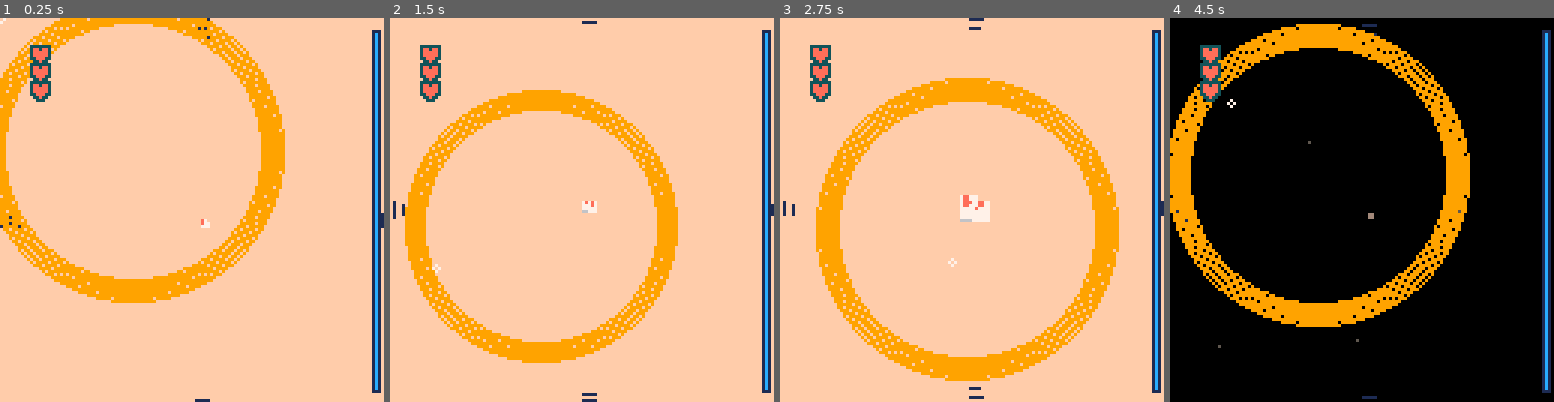
Above: before the commit, frames 1-4 (left to right).
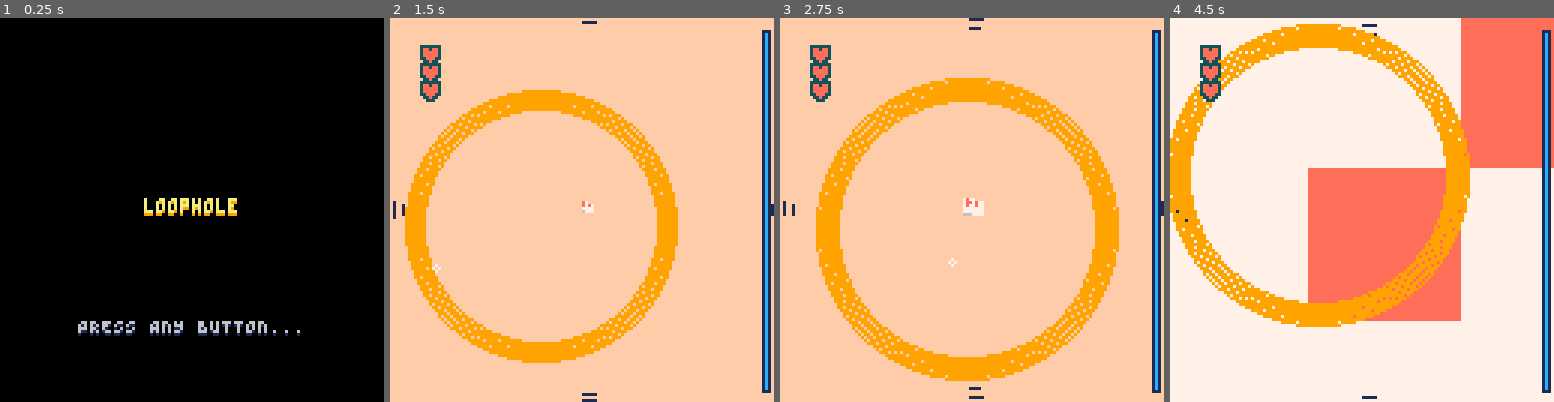
Above: after the commit, the same moments.

Repository: Alfie-Edwards/LoopHole
Game: PICO-8 cartridge loop.p8
Same seed, same stepped clock (60 frames per second), same inputs: the game is played once before the commit and once after it.
Inputs (mouse positions are in pixels of both pictures, inside the frame that each line leads up to):
- Up to frame 1 (0.25 s): no input
- Up to frame 2 (1.5 s): tap X (X key) at 0.33, 1.07 s; click (670, 121) at 0.67 s; tap O (Z key) at 0.7 s; click (436, 267) at 1.22 s
- Up to frame 3 (2.75 s): tap O (Z key) at 1.7, 2.1, 2.5 s; click (887, 114) at 1.77 s; tap X (X key) at 1.85 s; click (952, 259) at 2.32 s
- Up to frame 4 (4.5 s): click (1404, 106) at 2.87 s; tap O (Z key) every 0.4 s from 2.9 to 4.1 s; tap X (X key) at 2.97, 4.08 s; click (1465, 256) at 3.42 s; click (1231, 102) at 3.97 s

The runs differ from the first frame. In frame 1, 100% of the frame differs, in the area x 0-100%, y 0-100%; in frame 2, less than 0.1%; in frame 3, 0.3%; in frame 4, 84%.

Commit message:
add music, and resetting on death

Diff:
--- a/dead.lua
+++ b/dead.lua
@@ -1,16 +1,58 @@
-function init_dead_screen()
+dead_screen = {
+	input_cooldown = 0.25, -- seconds before accepting new input to restart the game
+	state = {
+		was_holding = {
+			btn_4 = false,
+			btn_5 = false,
+			mouse = false,
+		}
+	}
+}
+
+function init_dead_screen(t_started)
 	camera()
+	music(3)
+
+	dead_screen.state.was_holding = {
+		btn_4 = btn(4),
+		btn_5 = btn(5),
+		mouse = mouse.pressed,
+	}
 end
 
-function update_dead_screen()
-	if any_input() then
+function started_new_input(t_started)
+	local past_cooldown = (t() - t_started) > dead_screen.input_cooldown
+
+	if (not dead_screen.state.was_holding.btn_4) and btn(4) then
+		return past_cooldown
+	else
+		dead_screen.state.was_holding.btn_4 = btn(4)
+	end
+
+	if (not dead_screen.state.was_holding.btn_5) and btn(5) then
+		return past_cooldown
+	else
+		dead_screen.state.was_holding.btn_5 = btn(5)
+	end
+
+	if (not dead_screen.state.was_holding.mouse) and mouse.pressed then
+		return past_cooldown
+	else
+		dead_screen.state.was_holding.btn_mouse = mouse.pressed
+	end
+
+	return false
+end
+
+function update_dead_screen(t_started)
+	if started_new_input(t_started) then
 		return screens.gameplay
 	end
 
 	return screens.dead
 end
 
-function draw_dead_screen()
+function draw_dead_screen(t_started)
 	cls(0)
 
 	color(2)
@@ -27,3 +69,13 @@
 	end
 	print_centred("PRESS ANY BUTTON TO RESTART...", 100)
 end
+
+function cleanup_dead_screen(t_started)
+	music(-1)
+
+	dead_screen.state.was_holding = {
+		btn_4 = false,
+		btn_5 = false,
+		mouse = false,
+	}
+end
--- a/loop.p8
+++ b/loop.p8
@@ -81,11 +81,15 @@
 	t_started_scene = 0
 
 	-- TODO #finish: make this `title`
-	current_screen = screens.gameplay
+	current_screen = screens.title
 	t_started_screen = 0
-end
-
-function init_gameplay_screen()
+	assert(current_screen.init ~= nil)
+	current_screen.init(t_started_screen)
+end
+
+function init_gameplay_screen(t_started)
+	music(2)
+
 	update_cam()
 
 	loop = {
@@ -105,7 +109,7 @@
 	t_started_scene = t()
 end
 
-function cleanup_gameplay_screen()
+function cleanup_gameplay_screen(t_started)
 	assert(timeline_idx ~= nil)
 	local current_scene = scene(timeline_idx)
 	assert(current_scene ~= nil)
@@ -123,11 +127,11 @@
 function maybe_move_to_screen(new_screen)
 	if (new_screen == nil) return
 	if new_screen ~= current_screen then
-		if (current_screen.cleanup ~= nil) current_screen.cleanup()
+		if (current_screen.cleanup ~= nil) current_screen.cleanup(t_started_screen)
 		current_screen = new_screen
-		t_started_scren = t()
+		t_started_screen = t()
 		assert(current_screen.init ~= nil)
-		current_screen.init()
+		current_screen.init(t_started_screen)
 	end
 end
 
@@ -147,7 +151,7 @@
 	return (t() - (offset or 0) + period) % (period * 2) < period
 end
 
-function update_gameplay_screen()
+function update_gameplay_screen(t_started)
 	update_cam()
 
 	if scene_should_end(timeline_idx, scene_progress()) then
@@ -199,7 +203,7 @@
 			if loop.health == 0 then
 				printh("dead!!!!")
 				-- TODO #finish: move to `dead` screen
-				-- return screens.dead
+				return screens.dead
 			end
 		end
 	end
@@ -212,7 +216,7 @@
 
 	assert(current_screen ~= nil)
 	assert(current_screen.update ~= nil)
-	maybe_move_to_screen(current_screen.update())
+	maybe_move_to_screen(current_screen.update(t_started_screen))
 end
 
 function proportion(t_start, t_end, t)
@@ -279,15 +283,10 @@
 
 	set_curio_fill_pattern(c.z)
 	if c.type == "sprite" then
-		-- local sx, sy = world_to_screen(c.x, c.y, c.z)
-		-- local sr = cam.zoom * (c.r / c.z)
-		-- sspr(0, 0, 16, 16, sx - sr, sy - sr, 2 * sr, 2 * sr, c.flip_x, c.flip_y)
-
 		local sx, sy = world_to_screen(c.x, c.y, c.z)
 		local sr = cam.zoom * (c.r / c.z)
 
 		assert(c.id ~= nil)
-		-- TODO #temp: use real sprite index once data's in
 		local spr = sprite_index[c.id]
 		assert(spr ~= nil)
 
@@ -377,7 +376,7 @@
 	print(health_str, (10 - 64) + cam.x + x_offset, (10 - 64) + cam.y + y_offset, 8)
 end
 
-function draw_gameplay_screen()
+function draw_gameplay_screen(t_started)
 	draw_background(timeline_idx, scene_progress())
 
 	-- Curios ahead of the loop
@@ -449,7 +448,7 @@
 function _draw()
 	assert(current_screen ~= nil)
 	assert(current_screen.draw ~= nil)
-	current_screen.draw()
+	current_screen.draw(t_started_screen)
 end
 
 function true_loop_width()
@@ -492,7 +491,6 @@
 
 	if curio.type == "sprite" then
 		assert(curio.id ~= nil)
-		-- TODO #temp: use real sprite index once data's in
 		local spr = sprite_index[curio.id]
 		assert(spr ~= nil)
 		local scale = (2 * curio.r) / sqrt((spr.w * spr.w) + (spr.h * spr.h))
@@ -864,6 +862,7 @@
 		init = init_title_screen,
 		update = update_title_screen,
 		draw = draw_title_screen,
+		cleanup = cleanup_title_scren,
 	},
 	gameplay = {
 		name = "gameplay",
@@ -877,6 +876,7 @@
 		init = init_dead_screen,
 		update = update_dead_screen,
 		draw = draw_dead_screen,
+		cleanup = cleanup_dead_scren,
 	},
 }
 
--- a/title.lua
+++ b/title.lua
@@ -1,8 +1,9 @@
-function init_title_screen()
+function init_title_screen(t_started)
 	camera()
+	music(1)
 end
 
-function update_title_screen()
+function update_title_screen(t_started)
 	if any_input() then
 		return screens.gameplay
 	end
@@ -10,7 +11,7 @@
 	return screens.title
 end
 
-function draw_title_screen()
+function draw_title_screen(t_started)
 	cls(0)
 
 	color(9)
@@ -27,3 +28,7 @@
 	end
 	print_centred("PRESS ANY BUTTON...", 100)
 end
+
+function cleanup_title_screen(t_started)
+	music(-1)
+end
Not shown, changed: the music (__music__) section of loop.p8
